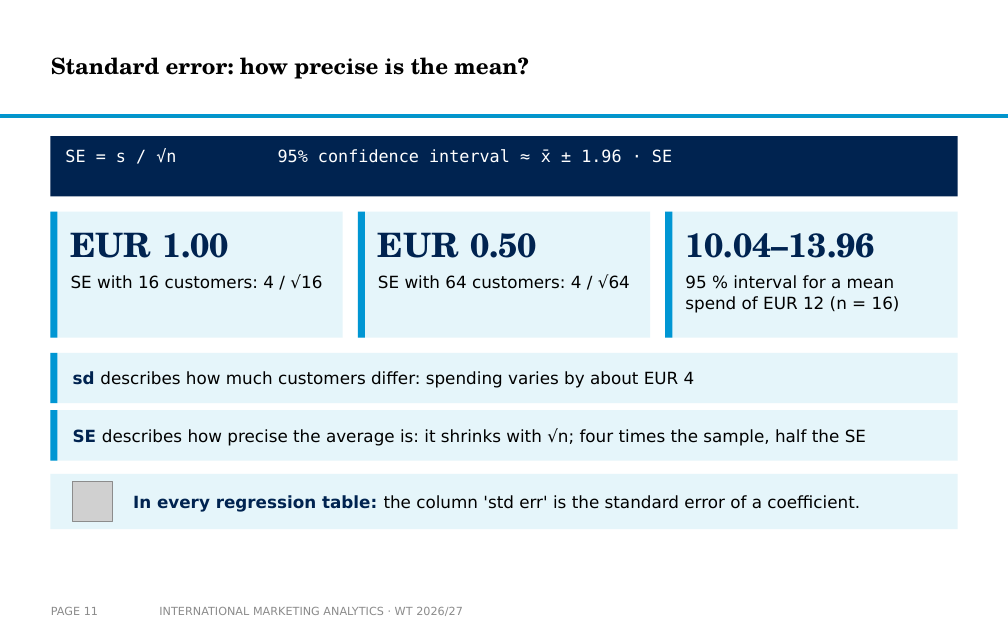
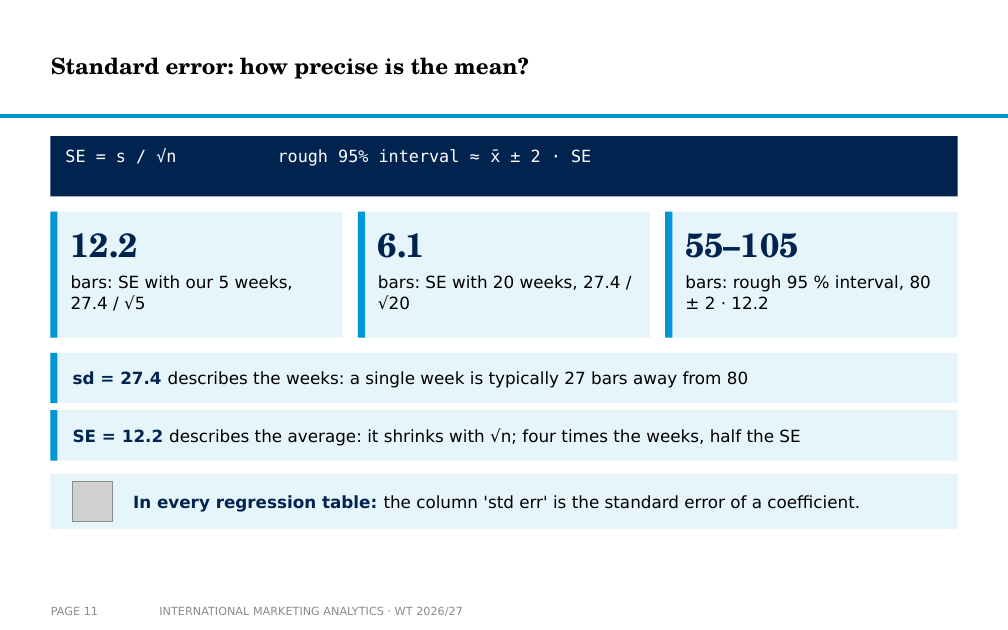
Before and after one commit to arnefloh-wu/international-marketing-analytics-teaching, a slide deck: slide 11 of slides/01b_statistics-and-regression_WT26-27.pptx. Drawn at 1008x630 pixels with LibreOffice and Linux fonts; fonts in the diff are those of the drawing; grey boxes stand for pictures; background and template pictures are left out. Boxes give left, top, right and bottom in pixels: in the first picture for what was removed or moved away, otherwise in the second. Text is boxed around its words. In the diff, an @@ line names an element or a change of style, - is before the commit and + after.

```diff
--- a/slides/01b_statistics-and-regression_WT26-27.pptx
+++ b/slides/01b_statistics-and-regression_WT26-27.pptx
@@ text at box(65, 149, 591, 166): text changed @@
-SE = s / √n 95% confidence interval ≈ x̄ ± 1.96 · SE
+SE = s / √n rough 95% interval ≈ x̄ ± 2 · SE
@@ text at box(71, 233, 138, 258): text changed @@
-EUR 1.00
+12.2
@@ text at box(378, 233, 425, 258): text changed @@
-EUR 0.50
+6.1
@@ text at box(685, 233, 798, 258): text changed @@
-10.04–13.96
+55–105
@@ text at box(71, 275, 293, 310): text changed @@
-SE with 16 customers: 4 / √16
+bars: SE with our 5 weeks, 27.4 / √5
@@ text at box(378, 275, 620, 310): text changed @@
-SE with 64 customers: 4 / √64
+bars: SE with 20 weeks, 27.4 / √20
@@ text at box(685, 275, 931, 309): text changed @@
-95 % interval for a mean spend of EUR 12 (n = 16)
+bars: rough 95 % interval, 80 ± 2 · 12.2
@@ text at box(73, 371, 748, 388): text changed @@
-sd describes how much customers differ: spending varies by about EUR 4
+sd = 27.4 describes the weeks: a single week is typically 27 bars away from 80
@@ text at box(73, 429, 800, 446): text changed @@
-SE describes how precise the average is: it shrinks with √n; four times the sample, half the SE
+SE = 12.2 describes the average: it shrinks with √n; four times the weeks, half the SE
```
Also in this commit, not shown: 1 other slide changed, 1 other file.
